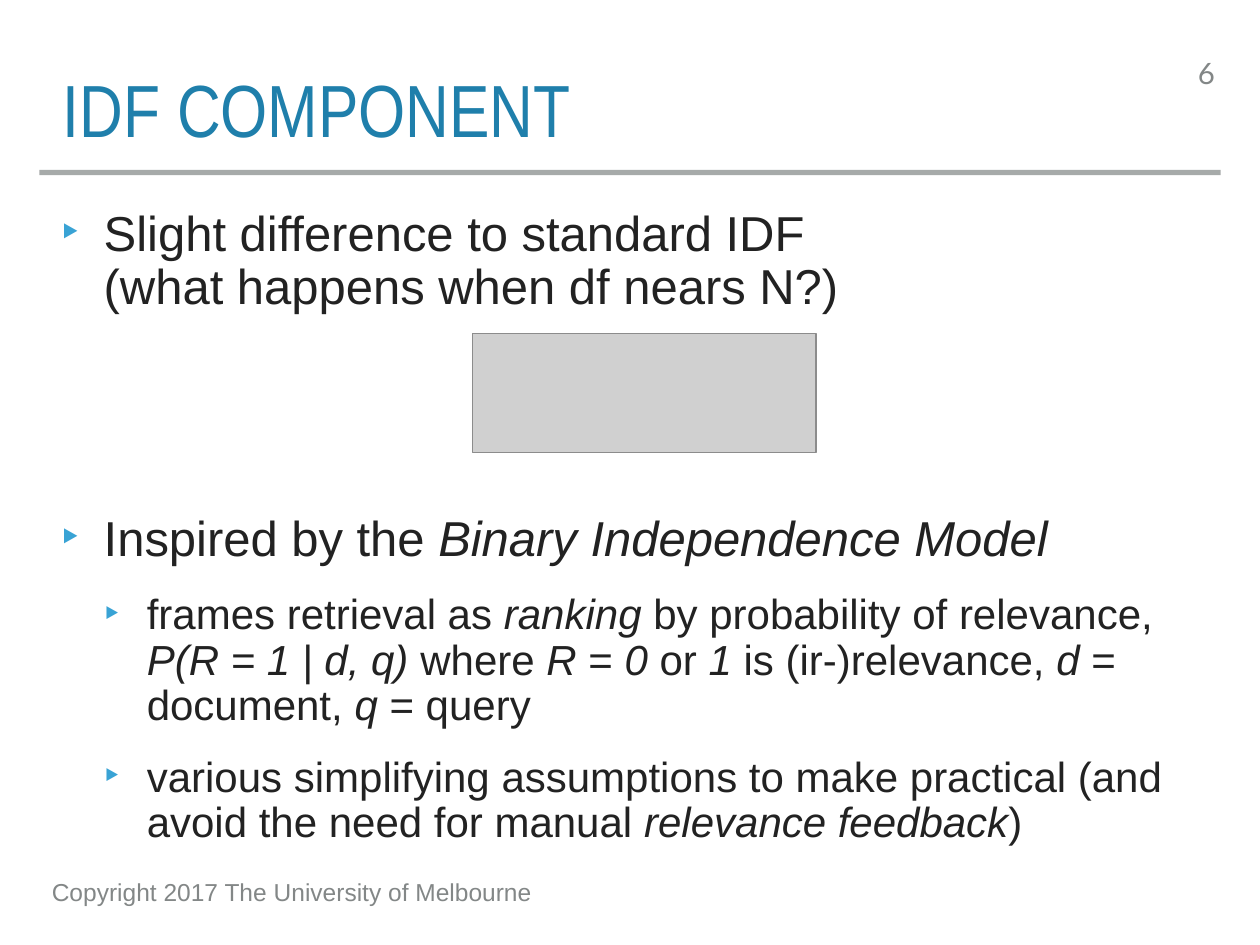
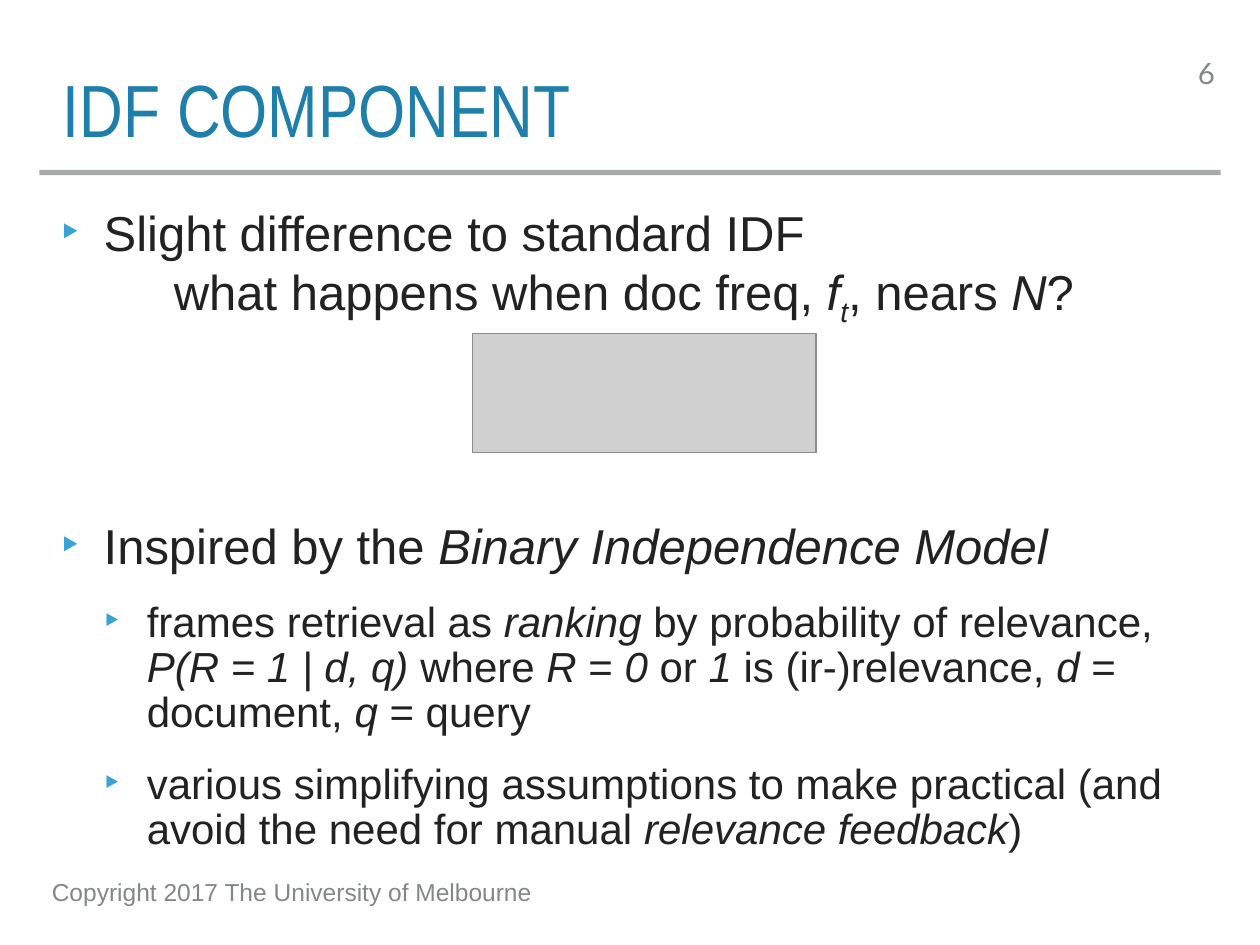
Before and after one commit to trevorcohn/comp90042, a slide deck: slide 6 of slides/WSTA_L17_bm25_lmir.pptx. Drawn at 1260x945 pixels with LibreOffice and Linux fonts; fonts in the diff are those of the drawing; grey boxes stand for pictures. Boxes give left, top, right and bottom in pixels: in the first picture for what was removed or moved away, otherwise in the second. Text is boxed around its words. In the diff, an @@ line names an element or a change of style, - is before the commit and + after.

```diff
--- a/slides/WSTA_L17_bm25_lmir.pptx
+++ b/slides/WSTA_L17_bm25_lmir.pptx
@@ text at (104,215,1074,320): text changed @@
-‣ Slight difference to standard IDF
-  (what happens when df nears N?)
+‣ Slight difference to standard IDF
+  what happens when doc freq, ft, nears N?
```
Also in this commit, not shown: 6 other slides changed, 1 slide added, 1 other file.
